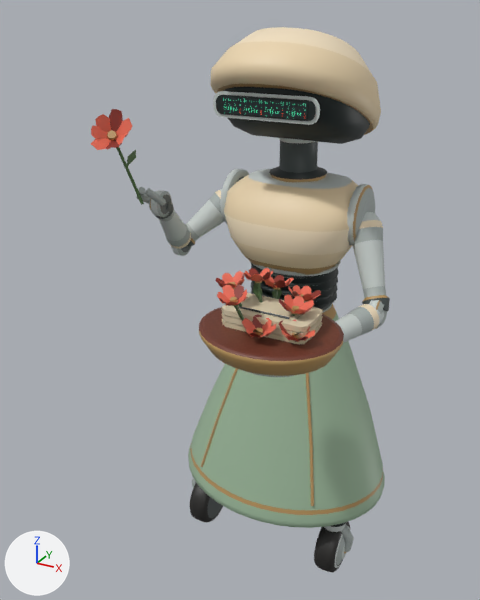
One commit to the FBX model unity/Assets/Suborned/Scenery/HarbourRobots/Clerk-L0.fbx: the scene before it, then after it.
Rendered twice from a camera (50 mm lens) standing at (0.796, -1.764, 1.727) and looking at (-0.087, -0.16, 0.925). The lights are fixed; the arrows at lower left show +X, +Y and +Z. The first picture is the older version. Where no turn or scale is listed for an object, it has been applied to the vertices.

In view in the first picture: 'Clerk_Body', 'Clerk_Bowl', 'Clerk_BowlFore', 'Clerk_BowlUpper', 'Clerk_Caster1', 'Clerk_Flowers', 'Clerk_Head', 'Clerk_Head_Face', 'Clerk_Papers', 'Clerk_PickFore', 'Clerk_PickUpper', 'Clerk_Stem' and 2 more.
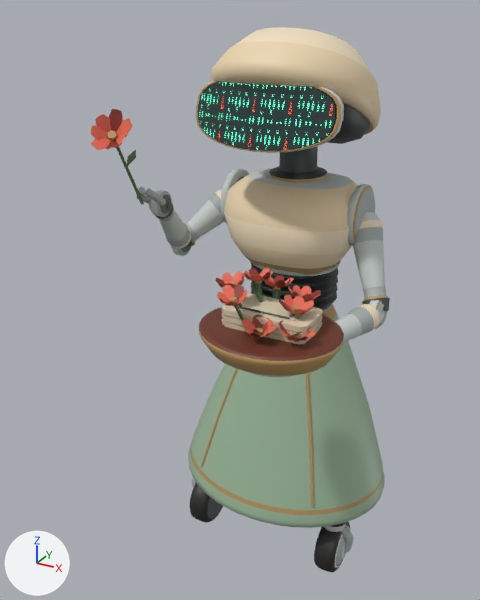
Pixel boxes [x1, y1, x2, y2] of what changed, in the pictures (480 x 600 px):
'Clerk_Head', reshaped (8% wider, 8% taller)
    before: [210, 27, 381, 144]
    after: [196, 27, 381, 153]
'Clerk_Head_Face', surface changed, reshaped (59% wider, 192% taller)
    before: [222, 96, 308, 119]
    after: [198, 81, 335, 150]
part 1 of me_clerk_head, added
    after: [196, 80, 344, 153]
part 2 of me_clerk_head, deleted
    before: [213, 91, 320, 125]
part 3 of me_clerk_head, deleted
    before: [216, 95, 316, 121]

Diff of the bpy script that builds the scene:
```diff
--- a/unity/Assets/Suborned/Scenery/HarbourRobots/Clerk-L0.fbx.py
+++ b/unity/Assets/Suborned/Scenery/HarbourRobots/Clerk-L0.fbx.py
@@ mat_harbourclerkdisplay @@
 n0 = _N.new('ShaderNodeBsdfPrincipled'); n0.name = 'Principled BSDF'
 n0.inputs[2].default_value = 0.27  # 'Roughness'
-n0.inputs[28].default_value = 0.72  # 'Emission Strength'
+n0.inputs[28].default_value = 2.3  # 'Emission Strength'
 n1 = _N.new('ShaderNodeOutputMaterial'); n1.name = 'Material Output'
@@ mat_harbourclerkdisplay @@
 n4 = _N.new('ShaderNodeMapping'); n4.name = 'Mapping'
 n4.vector_type = 'TEXTURE'
-n4.inputs[3].default_value = (0.25, 1.0, 1.0)  # 'Scale'
+n4.inputs[3].default_value = (0.25, 0.5, 1.0)  # 'Scale'
+n4.inputs[1].default_value = (0.0, 0.5, 0.0)  # 'Location'
 n5 = _N.new('ShaderNodeTexImage'); n5.name = 'Image Texture.001'
@@ mat_harbourclerkdisplay @@
 n7 = _N.new('ShaderNodeMapping'); n7.name = 'Mapping.001'
 n7.vector_type = 'TEXTURE'
-n7.inputs[3].default_value = (0.25, 1.0, 1.0)  # 'Scale'
+n7.inputs[3].default_value = (0.25, 0.5, 1.0)  # 'Scale'
+n7.inputs[1].default_value = (0.0, 0.5, 0.0)  # 'Location'
 _L.new(n3.outputs[0], n4.inputs[0])  # 'UV' to 'Vector'
@@ me_clerk_head_face @@
 # used by ob_clerk_head_face; location = (0.0, 0.037, 1.406)
-me_clerk_head_face.from_pydata(...)  # 4 vertices, 1 face; spans x -0.122..0.122, y -0.23, z 0.066..0.108
+me_clerk_head_face.from_pydata(...)  # 32 vertices, 16 faces; spans x -0.196..0.196, y -0.287..-0.223, z -0.01..0.159
+# me_clerk_head_face part 4: the whole mesh is rebuilt
 me_clerk_head_face.materials.append(mat_harbourclerkdisplay)
@@ me_clerk_head @@
 # used by ob_clerk_head; location = (0.0, 0.037, 1.406)
-me_clerk_head.from_pydata(...)  # 472 vertices, 350 faces; spans x -0.227..0.227, y -0.275..0.223, z -0.049..0.275
+me_clerk_head.from_pydata(...)  # 624 vertices, 524 faces; spans x -0.227..0.227, y -0.287..0.223, z -0.049..0.275
+# me_clerk_head part 1: a new loose piece of 192 vertices spanning x -0.212..0.212, y -0.287..-0.178, z -0.016..0.166, in mat_harbourservicefinish (picture img_servicecolour_png)
+# me_clerk_head part 2: the loose piece of 20 vertices spanning x -0.153..0.153, y -0.224, z 0.053..0.12 is deleted
+# me_clerk_head part 3: the loose piece of 20 vertices spanning x -0.143..0.143, y -0.228, z 0.062..0.112 is deleted
 me_clerk_head.materials.append(mat_harbourservicefinish)
```
